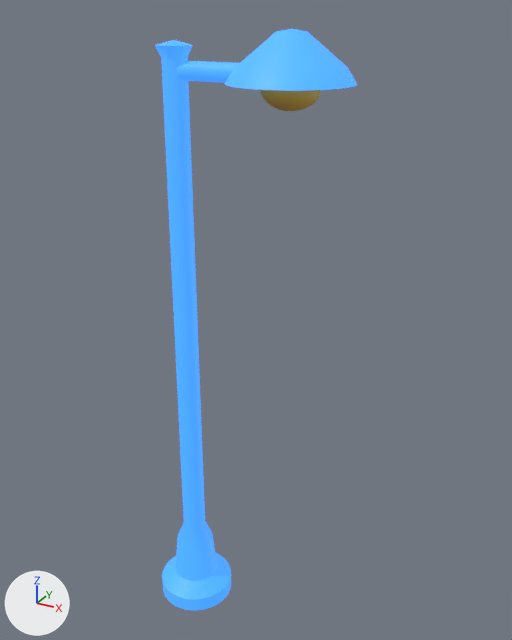
The glTF model public/models/lamp.glb, before and after one commit.
The view is the same before and after, from a 50 mm lens placed at (1.84, -2.64, 3.09), pointed at (0.33, 0.12, 1.71). Lighting does not change. The marker at lower left points along +X, +Y and +Z. The older version comes first. Where no turn or scale is listed for an object, it has been applied to the vertices. Vertices at exactly the same position are counted once.

Names of what the first picture shows: 'lamp'.
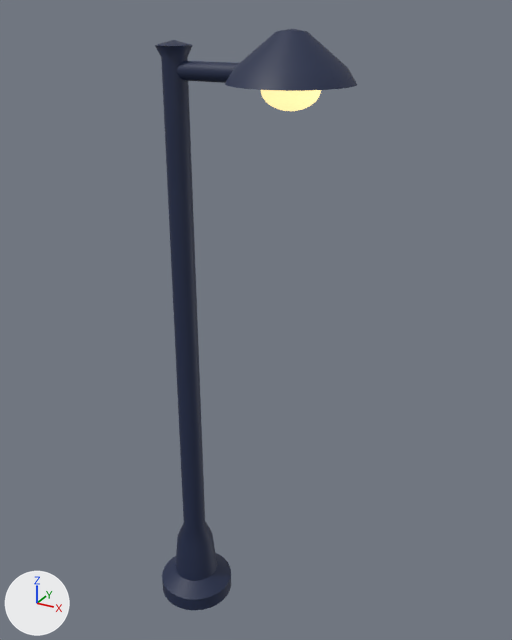
Location of each change, (x1, y1, x2, y2) in pixels of the pictures (512 x 640 px):
part 1 of me_lamp_008, surface changed (darker): (155, 29, 357, 610) in both

The change in detail:
me_lamp_008 has 846 vertices, 1676 faces and spans x -0.5..0.5, y -0.26..0.26, z -1.51..1.51.
me_lamp_008 is used by ob_lamp; location (0.305, 0.0, 1.51).
me_lamp_008 part 1: 1664 kept faces spanning x -0.5..0.5, y -0.26..0.26, z -1.51..1.51 get new texture (UV) coordinates.
